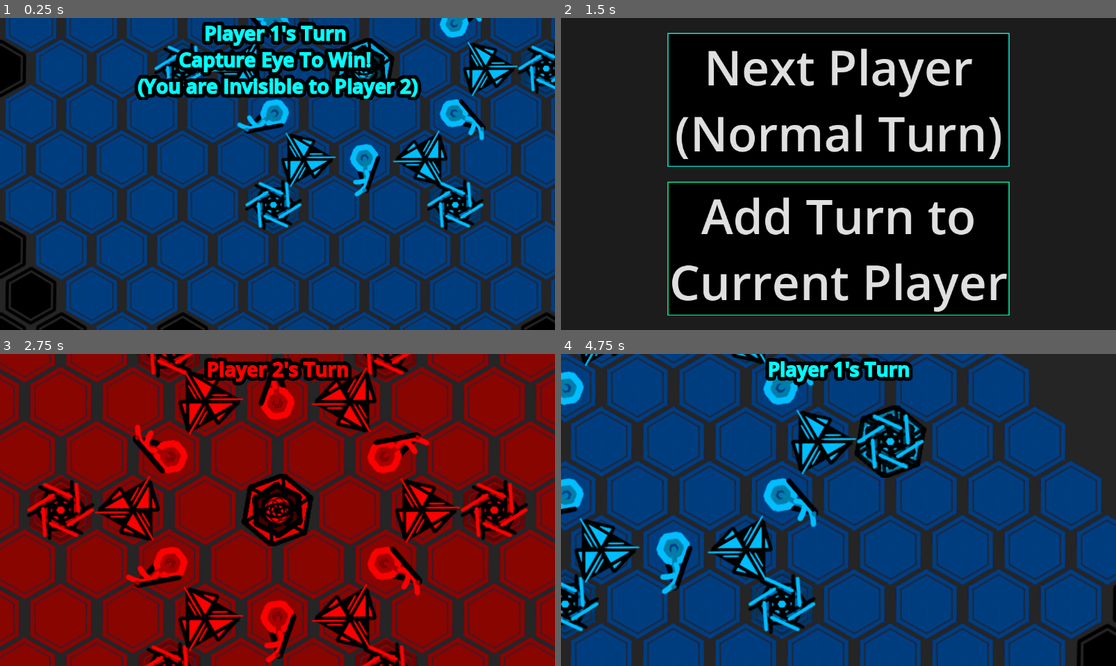
Above: before the commit, frames 1-4 (two rows, left to right).
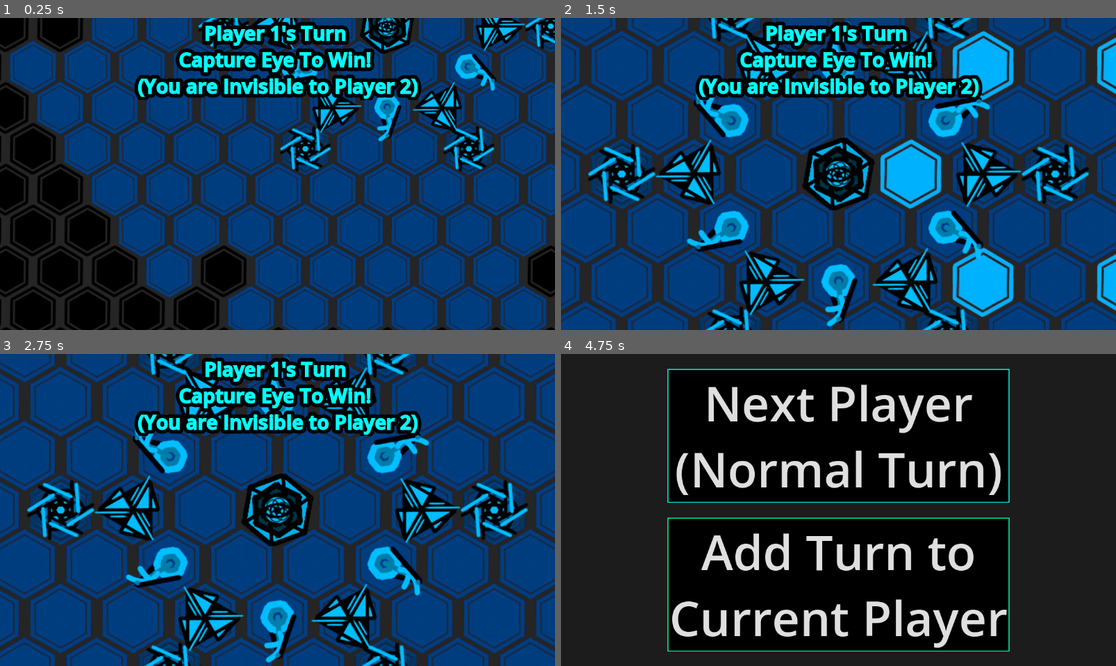
Above: after the commit, the same moments.

Repository: petesamerson/V-s-on
Game: Godot game, scene res://base_scene.tscn
The game is run twice, just before and just after one commit, with the same random seed, the same clock (stepped at 60 frames per second) and the same inputs.
Inputs (mouse positions are in pixels of both pictures, inside the frame that each line leads up to):
- Up to frame 1 (0.25 s): no input
- Up to frame 2 (1.5 s): drag from (838, 174) to (1054, 174) at 0.52 s; tap Enter at 1.25 s; drag from (1054, 174) to (838, 174) at 1.27 s
- Up to frame 3 (2.75 s): click (277, 435) at 2 s, where only the run before the commit has a clickable "Next Player (Normal Turn)"
- Up to frame 4 (4.75 s): move the mouse to (838, 510) at 2.77 s; click (838, 510) at 2.92 s; tap Space at 3.5 s; drag from (1054, 510) to (622, 510) at 3.52 s; click (838, 435) at 4.25 s, where only the run before the commit has a clickable "Next Player (Normal Turn)"

The runs differ from the first frame. In frame 1, 57% of the frame differs, in the area x 0-100%, y 0-100%; in frame 2, 86%; in frame 3, 77%; in frame 4, 85%.

Commit message:
GameCamerFix

Diff:
--- a/HopPiece.gd
+++ b/HopPiece.gd
@@ -37,9 +37,6 @@
 	# board.update_all_piece_vision([self])
 
 
-func end_turn():
-	board.end_turn()
-
 
 func on_clicked() -> void:
 	if owned_player != board.current_player:
--- a/board.gd
+++ b/board.gd
@@ -79,6 +79,7 @@
 @export var triangle_even_piece_scene: PackedScene
 
 @onready var player_pieces = [[],[]]
+var player_last_moves: Array[Piece] = []
 var player_vision_tiles: Array[Array] = [[],[]]
 
 func spawn_all_pieces():
@@ -247,19 +248,37 @@
 			# print(["excluded_log", self.local_to_map(p.position)])
 			p.selected = false
 
-func end_turn():
+func end_turn(movedPiece: Piece):
 	var eye_found = false
+	await update_move_camera(movedPiece)
 	for i in get_enemy_player_numbers():
 		for p in player_pieces[i - 1]:
 			if(p is EyePiece):
 				eye_found = true
-	for p in pieces_container.get_children():
-		if(p is EyePiece and p.owned_player == current_player):
-			camera.zoom_to_global_position(p.position,1.5)
 	if(eye_found):
 		turn_menu.show()
+
+func update_move_camera(movedPiece: Piece):
+	update_all_piece_vision()
+	if(movedPiece.owned_player == current_player):
+		await camera.zoom_to_global_position(
+			movedPiece.global_position,
+			camera.zoom.x
+		)
 	else:
-		display_winner()
+		if(player_last_moves.size() == player_pieces.size()):
+			await camera.zoom_to_global_position(
+				player_last_moves[current_player - 1].global_position,
+				camera.zoom.x
+			)
+
+	if(player_last_moves.size() < 2):
+		print("zoomAppend")
+		player_last_moves.append(movedPiece)
+	else:
+		print("moved")
+		player_last_moves[current_player - 1] = movedPiece
+
 
 func get_enemy_player_numbers():
 	var enemy_players: Array[int] = []
@@ -891,6 +910,10 @@
 	update_all_piece_vision()
 	move_camera_to_eye()
 	turn_menu.hide()
+	if(player_last_moves.size() == player_pieces.size()):
+		await update_move_camera(
+			player_last_moves[current_player - 1]
+		)
 
 
 func _on_stay_button_pressed() -> void:
--- a/game_camera.gd
+++ b/game_camera.gd
@@ -180,12 +180,13 @@
 		self,
 		"global_position",
 		target_position,
-		0.5
+		1.0
 	)
 
 	tween.tween_property(
 		self,
 		"zoom",
 		Vector2(target_zoom, target_zoom),
-		0.5
+		1.0
 	)
+	await tween.finished
--- a/piece.gd
+++ b/piece.gd
@@ -79,7 +79,7 @@
 			board.set_cell(cell,Tiles.DARK_BLUE, Vector2i(0,0))
 
 func end_turn():
-	board.end_turn()
+	board.end_turn(self)
 
 func draw_current_vision():
 	for cell in cur_vision:
